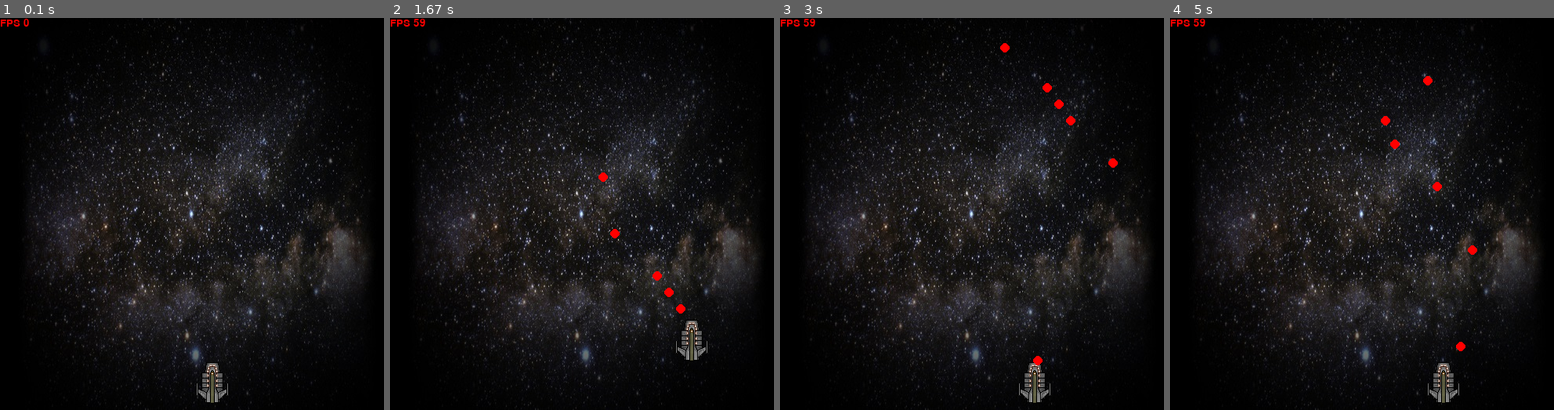
Above: before the commit, frames 1-4 (left to right).
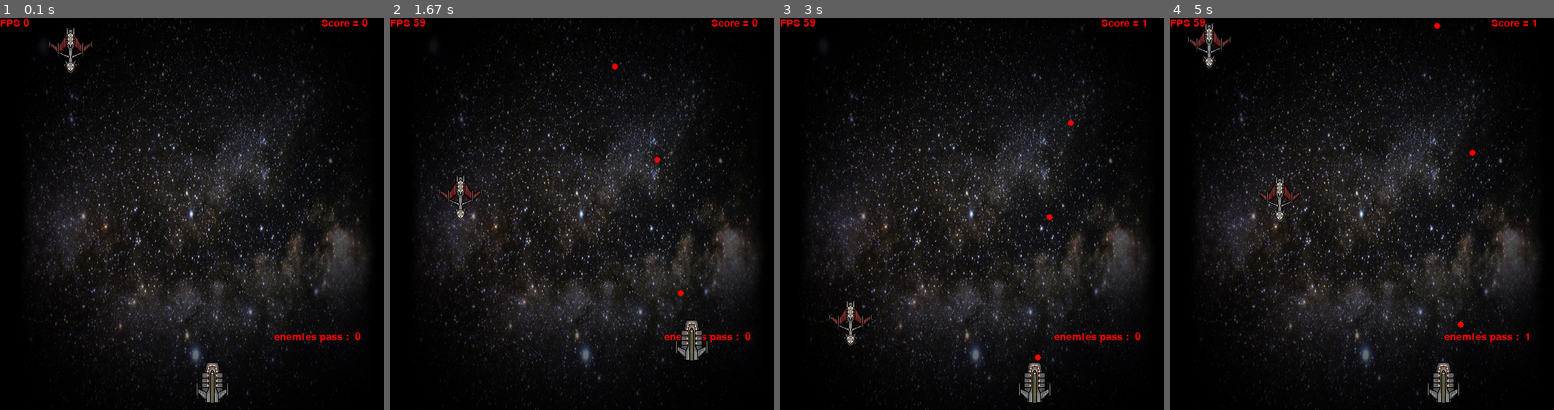
Above: after the commit, the same moments.

Repository: neerajkr007/game_pygame
Game: pygame game, started from firstgame.py
Two runs of this game, one before a commit and one after it. Both use one fixed random seed, a clock stepped at 60 frames per second and the inputs below.
Inputs:
- Up to frame 1 (0.1 s): no input
- Up to frame 2 (1.67 s): tap Space at 0.33, 0.73, 1.03, 1.23, 1.57 s; hold D 0.67-1.13 s; hold W 1.17-1.47 s; hold D from 1.5 s (still down)
- Up to frame 3 (3 s): tap Space at 1.87, 2.07, 2.37, 2.63, 2.97 s; release D at 1.97 s; hold A 2-2.53 s; hold S 2.57-2.87 s; hold A from 2.9 s (still down)
- Up to frame 4 (5 s): tap Space at 3.27, 3.4, 3.8, 4.1, 4.47, 4.87 s; release A at 3.3 s; hold W 3.33-3.7 s; hold D 3.73-4.37 s; hold S 4.4-4.77 s; hold A from 4.8 s (still down)

The runs differ from the first frame. In frame 1, 0.6% of the frame differs, in the area x 12-96%, y 0-83%; in frame 2, 0.9%; in frame 3, 0.9%; in frame 4, 1.3%, in the area x 4-96%, y 0-85%.

Commit message:
finished
maybe add a few more features later

Diff:
--- a/firstgame.py
+++ b/firstgame.py
@@ -1,4 +1,5 @@
 import pygame
+import random
 
 pygame.init()
 
@@ -7,7 +8,7 @@
 screenWidth = 500
 screenheight = 500
 win = pygame.display.set_mode((screenheight, screenWidth))
-pygame.display.set_caption('First Game', 'test')
+pygame.display.set_caption('Space Bakchodi', 'test')
 
 # font
 
@@ -36,13 +37,33 @@
         self.y = playerShip.y
         self.radius = radius
         self.color = color
-        self.vel = 3
+        self.vel = 7
 
     def draw(self, win):
         pygame.draw.circle(win, self.color, (self.x, self.y), self.radius)
+        #enemyship = pygame.image.load("enemy.png")
+        #circle = enemyship.get_circle()
+        #circle.center = (self.x, 30)
+        #win.blit(enemyship, [self.x, self.y])
 
 
 bullets = []
+
+enemyship = pygame.image.load("enemy.png")
+enemyship = pygame.transform.rotate(enemyship, 180)
+
+class Enemy(object):
+    def __init__(self, x, y, width, height):
+        self.x = x
+        self.y = y
+        self.width = width
+        self.height = height
+        self.vel = 2
+
+    def draw(self, win):
+        pygame.draw.rect(win, (0, 255, 0), (self.x, self.y, self.width, self.height), -2)
+        win.blit(enemyship, [self.x - 12, self.y])
+
 
 clock = pygame.time.Clock()
 
@@ -52,25 +73,38 @@
 
 def screendraw(win):
     win.blit(backGround, [0, 0])
-    Fps(win)
+    Dashboard(win)
     playerShip.draw_ship(win)
     for bullet in bullets:
         bullet.draw(win)
+    for enemy in enemies:
+        enemy.draw(win)
     pygame.display.update()
 
 
-def Fps(win):
+def Dashboard(win):
     showFps = font.render('FPS ' + str(fps), True, (255, 0, 0))
     win.blit(showFps, [0, 0])
+    showpoints = font.render('Score = ' + str(score), True, (255, 0, 0))
+    win.blit(showpoints, [410, 0])
+    enemypass = font.render('enemies pass :  ' + str(points), True, (255, 0, 0))
+    win.blit(enemypass, [350, 400])
+
 
 firetime = 0
+enemytime = 0
+score = 0
+points = 0
+
+enemies = []
+
 run = True
 playerShip = Ship(250, 440, 40, 50)
-
+collision = False
 # main loop
 
 while run:
-    pygame.time.delay(16)
+    pygame.time.delay(0)
 
     for event in pygame.event.get():
         if event.type == pygame.QUIT:
@@ -82,11 +116,29 @@
         else:
             bullets.pop(bullets.index(bullet))
 
+    for enemy in enemies:
+        if enemy.y < screenheight:
+            enemy.y += enemy.vel
+        else:
+            enemies.pop(enemies.index(enemy))
+            points += 1
+
+    for enemy in enemies:
+        for bullet in bullets:
+            if (bullet.x >= enemy.x) and (bullet.x <= (enemy.x + enemy.width)) and (bullet.y <= enemy.y + enemy.height) and (bullet.y >= enemy.y):
+                enemies.pop(enemies.index(enemy))
+                score += 1
+
+    # collision = (bullet.x >= enemy.x) and (bullet.x <= (enemy.x + enemy.width))
     clock.tick(60)
     if firetime > 0:
         firetime += 1
     if firetime >= 15:
         firetime = 0
+    if enemytime > 0:
+        enemytime += 1
+    if enemytime >= 100:
+        enemytime = 0
     fps = int(clock.get_fps())
     keys = pygame.key.get_pressed()
     if keys[pygame.K_a] and playerShip.x > playerShip.velocity_ship - 5:
@@ -99,10 +151,15 @@
         playerShip.y += playerShip.velocity_ship
     v = playerShip.y
     if keys[pygame.K_SPACE] and firetime == 0:
-        if len(bullets) < 6:
-            bullets.append(Bullet(round(playerShip.x + playerShip.width //2), round(playerShip.y), 6, (255, 0, 0)))
+        if len(bullets) < 3:
+            bullets.append(Bullet(round(playerShip.x + playerShip.width //2), round(playerShip.y), 4, (255, 0, 0)))
         firetime = 1
 
+    if enemytime == 0:
+        enemies.append((Enemy(random.randrange(0, screenWidth - 40, 10), 0, 40, 60)))
+        enemytime = 1
     screendraw(win)
+    if(points == 10):
+        run = False
     # win.fill((0, 0, 0))
 pygame.quit()
Binary file added: enemy.png
